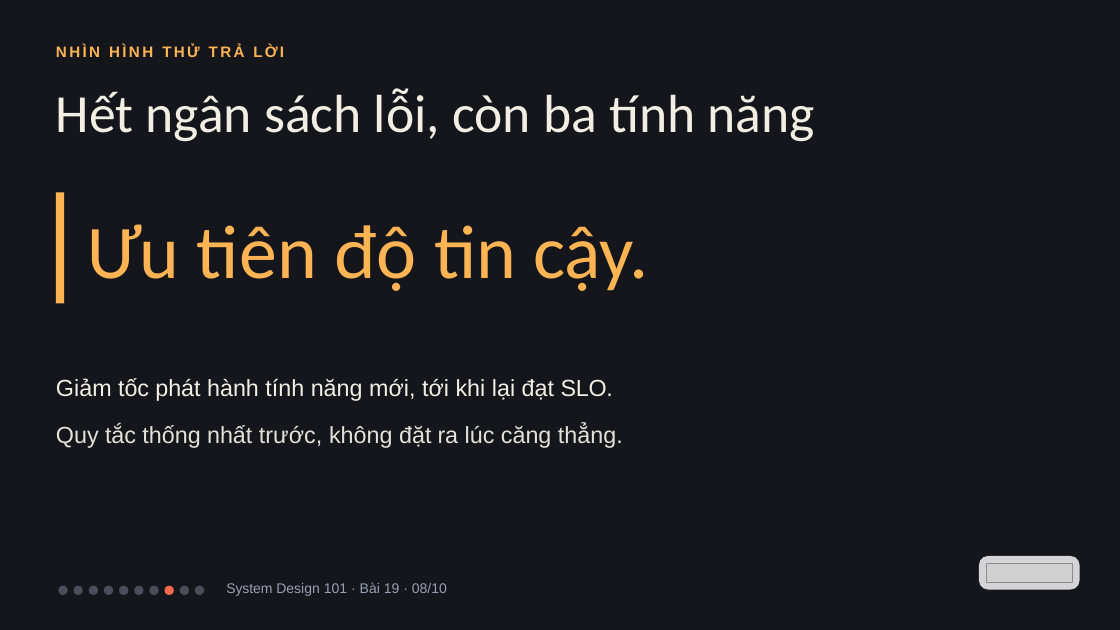
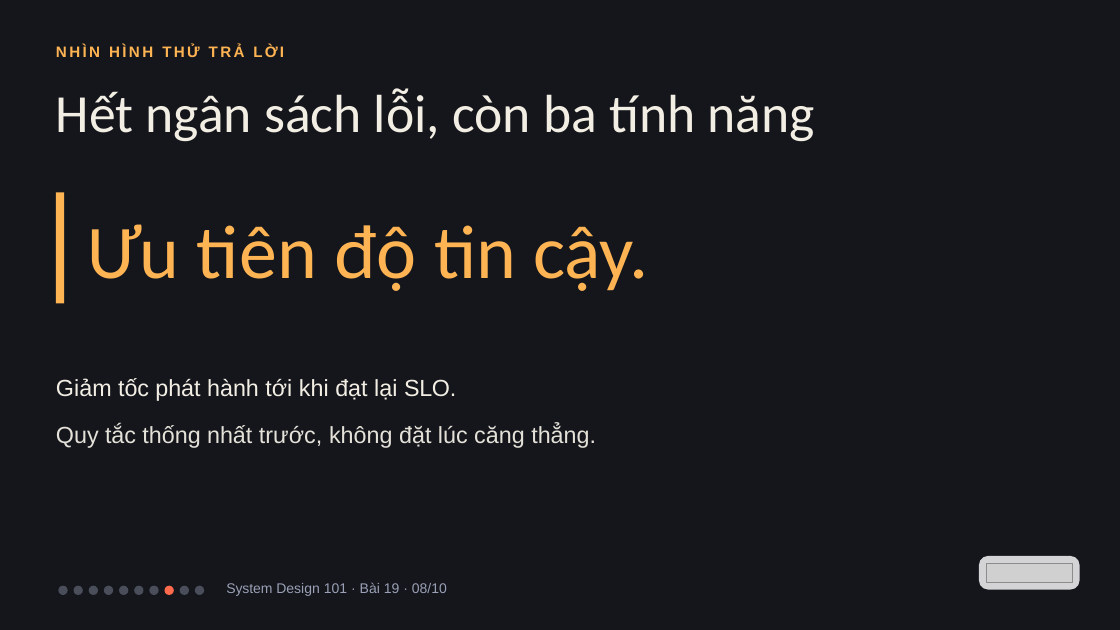
Before and after one commit to vohoailinh90/tool-marketing-studio, a slide deck: slide 8 of system-design-101/vi/lessons/sd-13-019/slides/sd-13-019.pptx. Drawn at 1120x630 pixels with LibreOffice and Linux fonts; fonts in the diff are those of the drawing; grey boxes stand for pictures. Boxes give left, top, right and bottom in pixels: in the first picture for what was removed or moved away, otherwise in the second. Text is boxed around its words. In the diff, an @@ line names an element or a change of style, - is before the commit and + after.

```diff
--- a/system-design-101/vi/lessons/sd-13-019/slides/sd-13-019.pptx
+++ b/system-design-101/vi/lessons/sd-13-019/slides/sd-13-019.pptx
@@ text at box(56, 378, 456, 401): text changed @@
-Giảm tốc phát hành tính năng mới, tới khi lại đạt SLO.
+Giảm tốc phát hành tới khi đạt lại SLO.
@@ text at box(56, 424, 596, 448): text changed @@
-Quy tắc thống nhất trước, không đặt ra lúc căng thẳng.
+Quy tắc thống nhất trước, không đặt lúc căng thẳng.
```
Also in this commit, not shown: 2 other slides changed, 7 other files.
